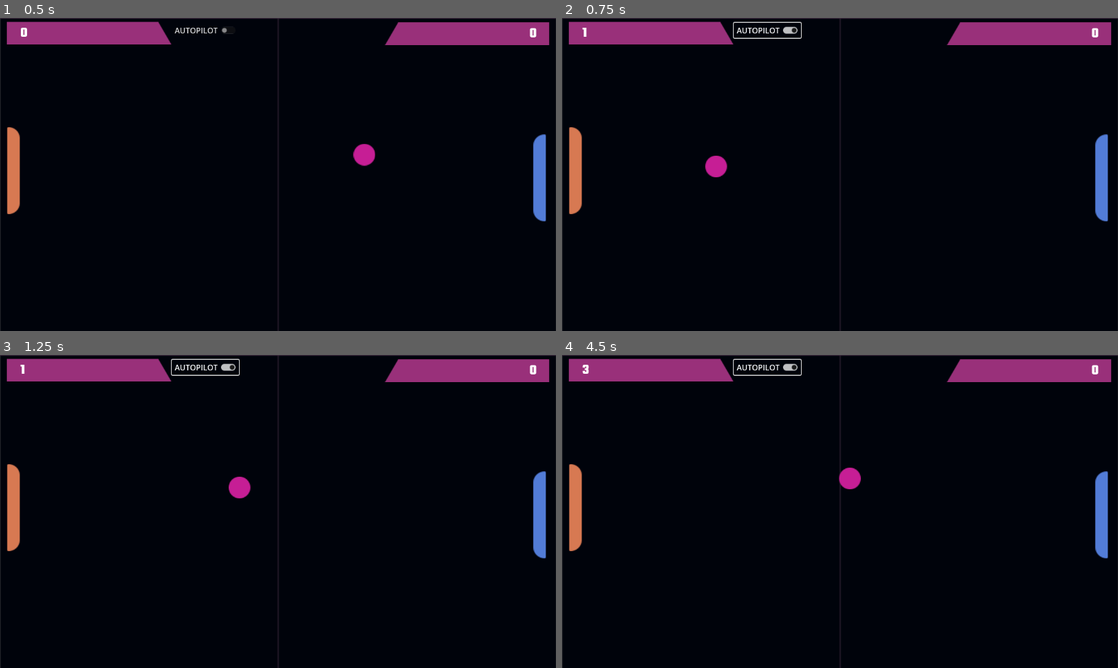
Above: before the commit, frames 1-4 (two rows, left to right).
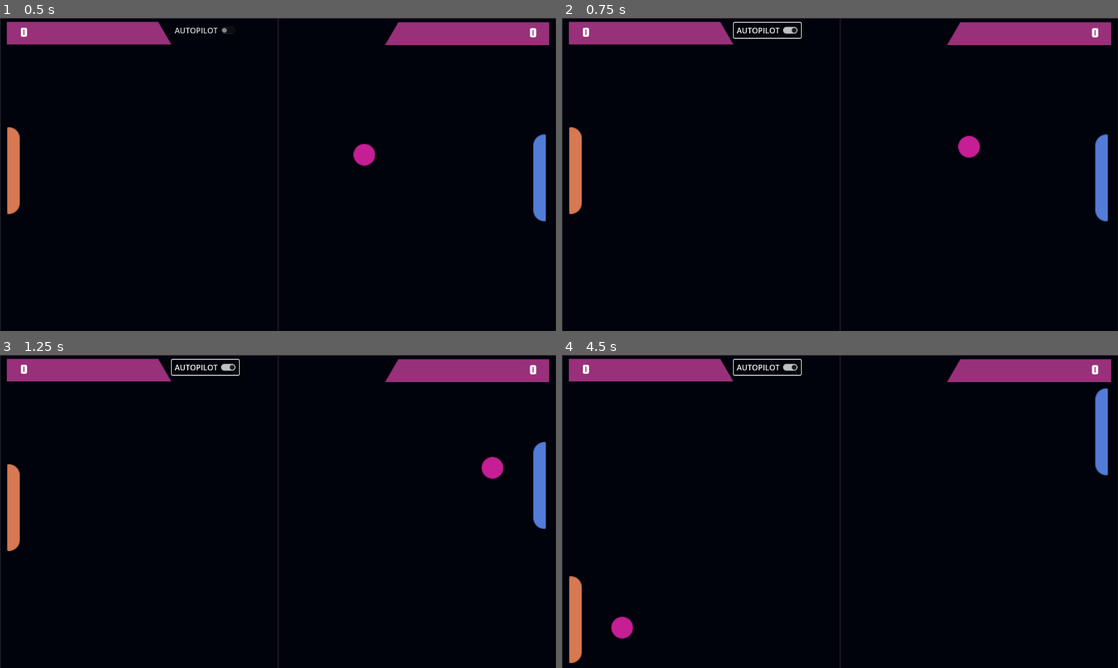
Above: after the commit, the same moments.

Repository: Starland9/Pong
Game: Godot game, scene res://Scenes/main.tscn
The game is run twice, just before and just after one commit, with the same random seed, the same clock (stepped at 60 frames per second) and the same inputs.
Inputs (mouse positions are in pixels of both pictures, inside the frame that each line leads up to):
- Up to frame 1 (0.5 s): no input
- Up to frame 2 (0.75 s): click "AUTOPILOT" at 0.5 s
- Up to frame 3 (1.25 s): no input
- Up to frame 4 (4.5 s): move the mouse to (962, 495) at 1.27 s; hold Up (ui_up) 1.28-2 s; click (962, 495) at 1.42 s; drag from (728, 527) to (812, 574) at 2.02 s; move the mouse to (895, 442) at 2.77 s; hold Up (ui_up) 2.78-3.5 s; drag from (812, 574) to (673, 464) at 3.52 s; move the mouse to (1006, 558) at 4.27 s; hold Down (ui_down) from 4.28 s (still down)

Frame 1 is identical in both runs. In frame 2, 0.5% of the frame differs, in the area x 3-76%, y 3-51%; in frame 3, 0.9%; in frame 4, 3.0%, in the area x 1-99%, y 3-99%.

Commit message:
adding sounds

Diff:
--- a/Objects/Ball/ball.gd
+++ b/Objects/Ball/ball.gd
@@ -5,22 +5,23 @@
 signal out(player: int)
 
 var speed := 8
-var direction := Vector2.ZERO
+var _direction := Vector2.ZERO
 @onready var angle = randf_range(0, 2 * PI)
-@onready var _screen_size := DisplayServer.screen_get_size()
+var _screen_size
 var _start_position
 var _max_velocity := 5.0
 
 func _ready():
-	direction = angle_to_dir(angle)
-	velocity = direction * 6
+	_direction = angle_to_dir(angle)
+	velocity = _direction * 6
 	_start_position = global_position
+	_screen_size = get_viewport_rect().size.x
 
 
 func angle_to_dir(angle_p):
 	return Vector2(cos(angle_p), sin(angle_p))
 
-func _physics_process(delta):
+func _physics_process(_delta):
 	var body = move_and_collide(velocity)
 	if body:
 		bounce(body)
@@ -28,9 +29,12 @@
 
 
 func _verify_out():
+	if global_position.x < 0 or global_position.x > _screen_size:
+		$OutSound.play()
+
 	if global_position.x < -500:
 		out.emit(-1)
-	if global_position.x > _screen_size.x:
+	if global_position.x > _screen_size + 500:
 		out.emit(1)
 
 
@@ -43,6 +47,7 @@
 	var reflexion = linear_velocity.reflect(normal)
 	velocity = linear_velocity - 2 * reflexion
 	_max_velocity += 0.1
+	$BounceSound.play()
 	clamp_velocity()
 
 
--- a/Objects/Ball/ball.tscn
+++ b/Objects/Ball/ball.tscn
@@ -1,7 +1,9 @@
-[gd_scene load_steps=4 format=3 uid="uid://d04i5bc5ymtvv"]
+[gd_scene load_steps=6 format=3 uid="uid://d04i5bc5ymtvv"]
 
 [ext_resource type="Script" path="res://Objects/Ball/ball.gd" id="1_cwh3u"]
 [ext_resource type="Texture2D" uid="uid://br2db2ml6rj6u" path="res://assets/arts/Ball.png" id="1_fp1aa"]
+[ext_resource type="AudioStream" uid="uid://d6gm1jey0q2v" path="res://assets/sfx/mixkit-ball-bouncing-in-the-ground-2077.wav" id="3_wclrp"]
+[ext_resource type="AudioStream" uid="uid://bly4yio555d53" path="res://assets/sfx/mixkit-retro-arcade-game-over-470.wav" id="4_beali"]
 
 [sub_resource type="CircleShape2D" id="CircleShape2D_3vfus"]
 radius = 23.0
@@ -16,4 +18,11 @@
 [node name="CollisionShape2D" type="CollisionShape2D" parent="."]
 shape = SubResource("CircleShape2D_3vfus")
 
+[node name="BounceSound" type="AudioStreamPlayer2D" parent="."]
+stream = ExtResource("3_wclrp")
+volume_db = 10.0
+
+[node name="OutSound" type="AudioStreamPlayer2D" parent="."]
+stream = ExtResource("4_beali")
+
 [connection signal="out" from="." to="." method="_on_out"]
--- a/Scenes/main.gd
+++ b/Scenes/main.gd
@@ -1,14 +1,7 @@
 extends Node2D
 
 
-# Called when the node enters the scene tree for the first time.
-func _ready():
-	pass # Replace with function body.
 
-
-# Called every frame. 'delta' is the elapsed time since the previous frame.
-func _process(delta):
-	pass
 
 
 func _on_check_button_toggled(button_pressed):
--- a/project.godot
+++ b/project.godot
@@ -12,7 +12,7 @@
 
 config/name="Pong"
 run/main_scene="res://Scenes/main.tscn"
-config/features=PackedStringArray("4.0", "Mobile")
+config/features=PackedStringArray("4.1", "Mobile")
 config/icon="res://icon.svg"
 
 [autoload]
Not shown, added: assets/sfx/mixkit-ball-bouncing-in-the-ground-2077.wav.import
Not shown, added: assets/sfx/mixkit-retro-arcade-game-over-470.wav.import
Not shown, changed: export_presets.cfg
Not shown, added: assets/sfx/mixkit-ball-bouncing-in-the-ground-2077.wav
Not shown, added: assets/sfx/mixkit-retro-arcade-game-over-470.wav
